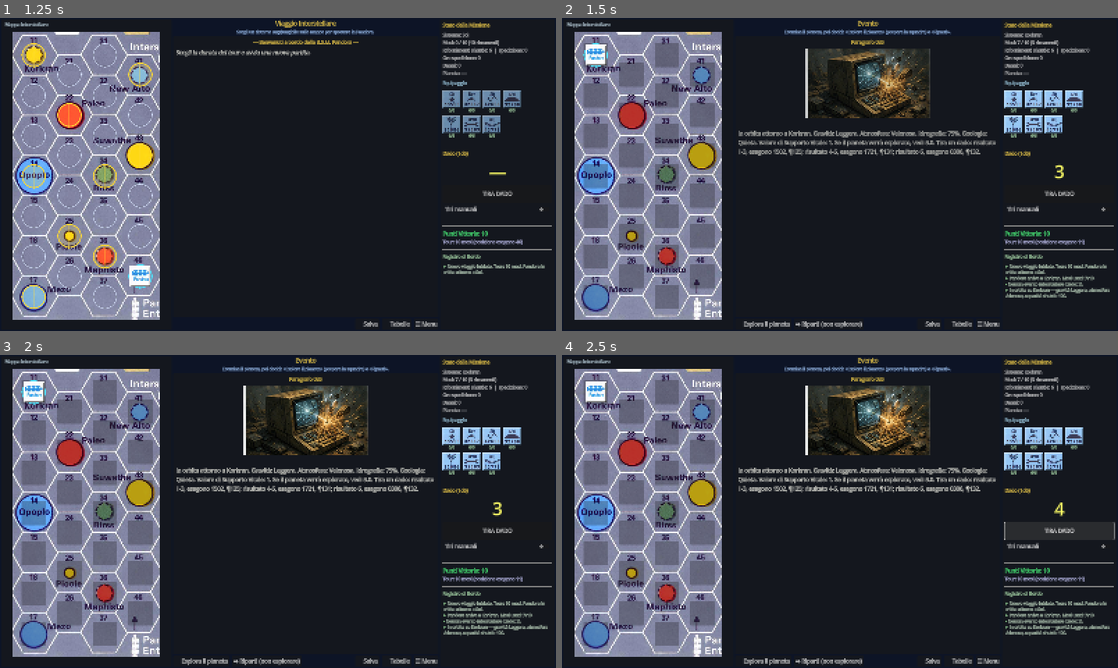
Above: before the commit, frames 1-4 (two rows, left to right).
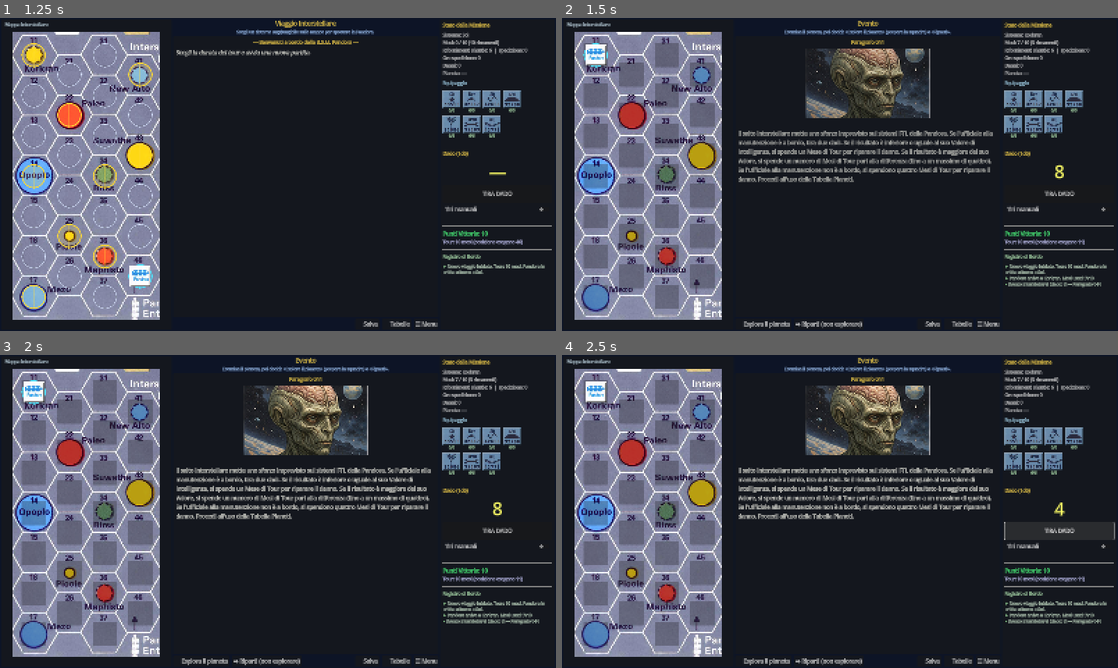
Above: after the commit, the same moments.

Repository: Tannoiser2/voyage-of-BSM-Pandora
Game: Godot game, scene res://scenes/Main.tscn
Two runs of this game, one before a commit and one after it. Both use one fixed random seed, a clock stepped at 60 frames per second and the inputs below.
Inputs (mouse positions are in pixels of both pictures, inside the frame that each line leads up to):
- Up to frame 1 (1.25 s): click "10 Mesi" at 0.5 s
- Up to frame 2 (1.5 s): click (595, 55) at 1.25 s
- Up to frame 3 (2 s): no input
- Up to frame 4 (2.5 s): click "TIRA DADO" at 2 s

Frame 1 is identical in both runs. In frame 2, 8.2% of the frame differs, in the area x 31-99%, y 7-90%; in frame 3, 8.6%; in frame 4, 8.6%.

Commit message:
Fix Tabella Eventi Interstellari (4.2): valori corretti 2-12 e tiro a due dadi
La tabella interstellar_events conteneva valori segnaposto errati (indice
1-6 -> paragrafi 002/004/005/006) e il codice tirava un solo dado, quindi
gli eventi uscivano sempre con paragrafi sbagliati (es. 006). Ora la tabella
usa i valori del regolamento (2->080 ... 7->001 ... 12->064) e l'evento e'
risolto tirando due dadi (2-12) sia in automatico sia in manuale.

Diff:
--- a/godot/data/tables.json
+++ b/godot/data/tables.json
@@ -1,11 +1,17 @@
 {
  "interstellar_events": {
-  "1": "002",
-  "2": null,
-  "3": null,
-  "4": "004",
-  "5": "005",
-  "6": "006"
+  "_note": "Tabella Eventi Interstellari (4.2). Tiro di 2 dadi (2-12) -> paragrafo.",
+  "2": "080",
+  "3": "061",
+  "4": "055",
+  "5": "049",
+  "6": "046",
+  "7": "001",
+  "8": "044",
+  "9": "047",
+  "10": "052",
+  "11": "058",
+  "12": "064"
  },
  "exploration_matrix": {
   "Open": [
--- a/godot/scripts/GameScreen.gd
+++ b/godot/scripts/GameScreen.gd
@@ -1712,7 +1712,9 @@
 	_set_dice_result(value)
 
 func _on_roll_dice() -> void:
-	var die := randi_range(1, 6)
+	# L'evento interstellare (4.2) usa due dadi (2-12); gli altri tiri un dado solo.
+	var two_dice := GameState.awaiting_die_roll and GameState.pending_die_purpose == "interstellar_event"
+	var die := (randi_range(1, 6) + randi_range(1, 6)) if two_dice else randi_range(1, 6)
 	_set_dice_result(die)
 
 	if GameState.awaiting_die_roll:
--- a/godot/scripts/GameState.gd
+++ b/godot/scripts/GameState.gd
@@ -288,13 +288,13 @@
 	if sys_name != "":
 		current_system = sys_name
 		add_log("Pandora arriva a %s. Mesi usati: %d/%d." % [sys_name, tour_months_used, tour_length])
-		# Evento interstellare (4.2): tiro manuale del giocatore o automatico.
+		# Evento interstellare (4.2): tiro di DUE dadi (2-12), manuale o automatico.
 		if manual_dice:
 			pending_die_purpose = "interstellar_event"
 			awaiting_die_roll = true
-			message_posted.emit("Tira un dado per evento interstellare (regola 4.2).")
+			message_posted.emit("Tira due dadi per l'evento interstellare (regola 4.2).")
 		else:
-			var d := randi_range(1, 6)
+			var d := randi_range(1, 6) + randi_range(1, 6)
 			die_rolled.emit(d, "interstellar_event")
 			resolve_interstellar_event(d)
 	else:
